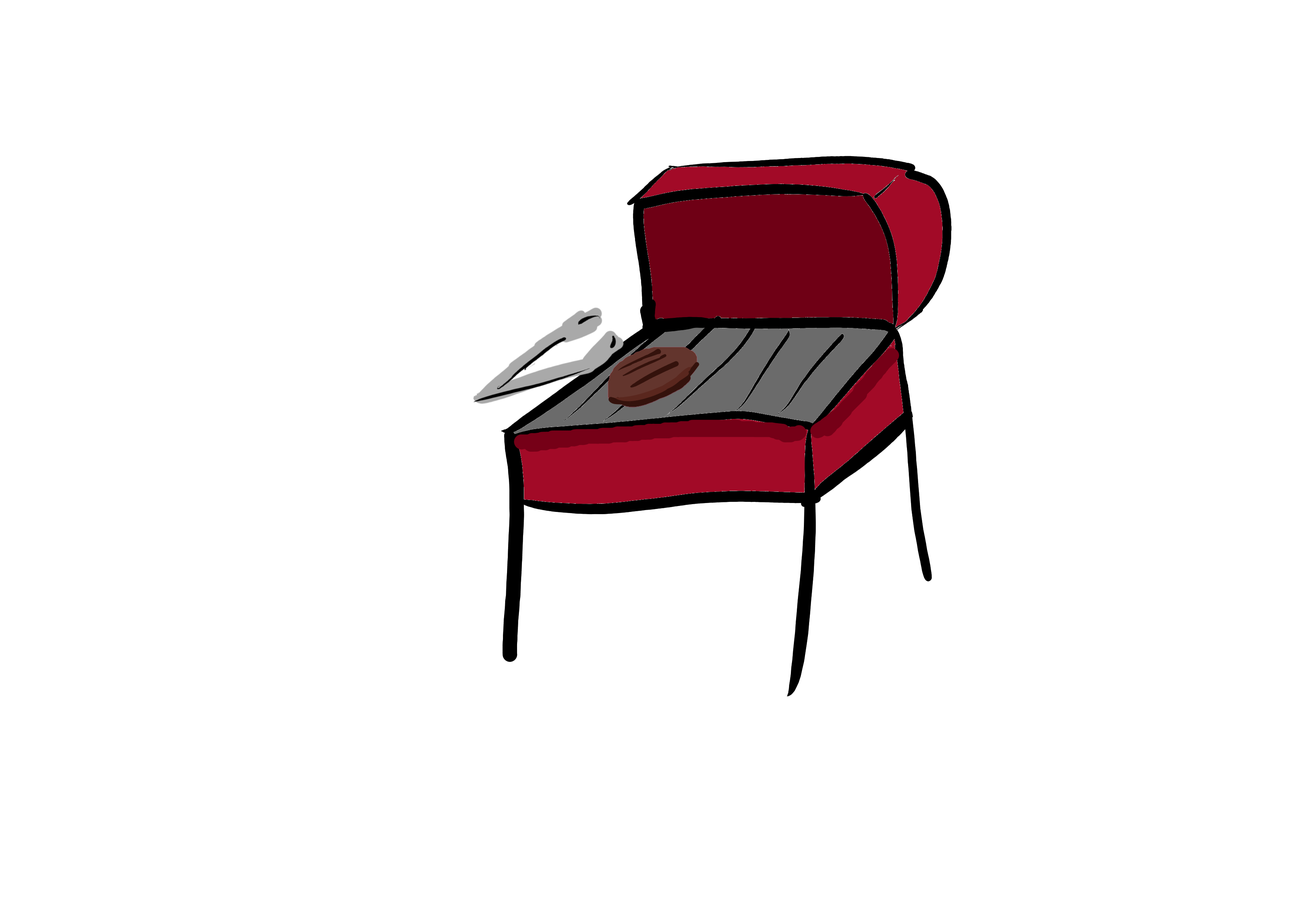
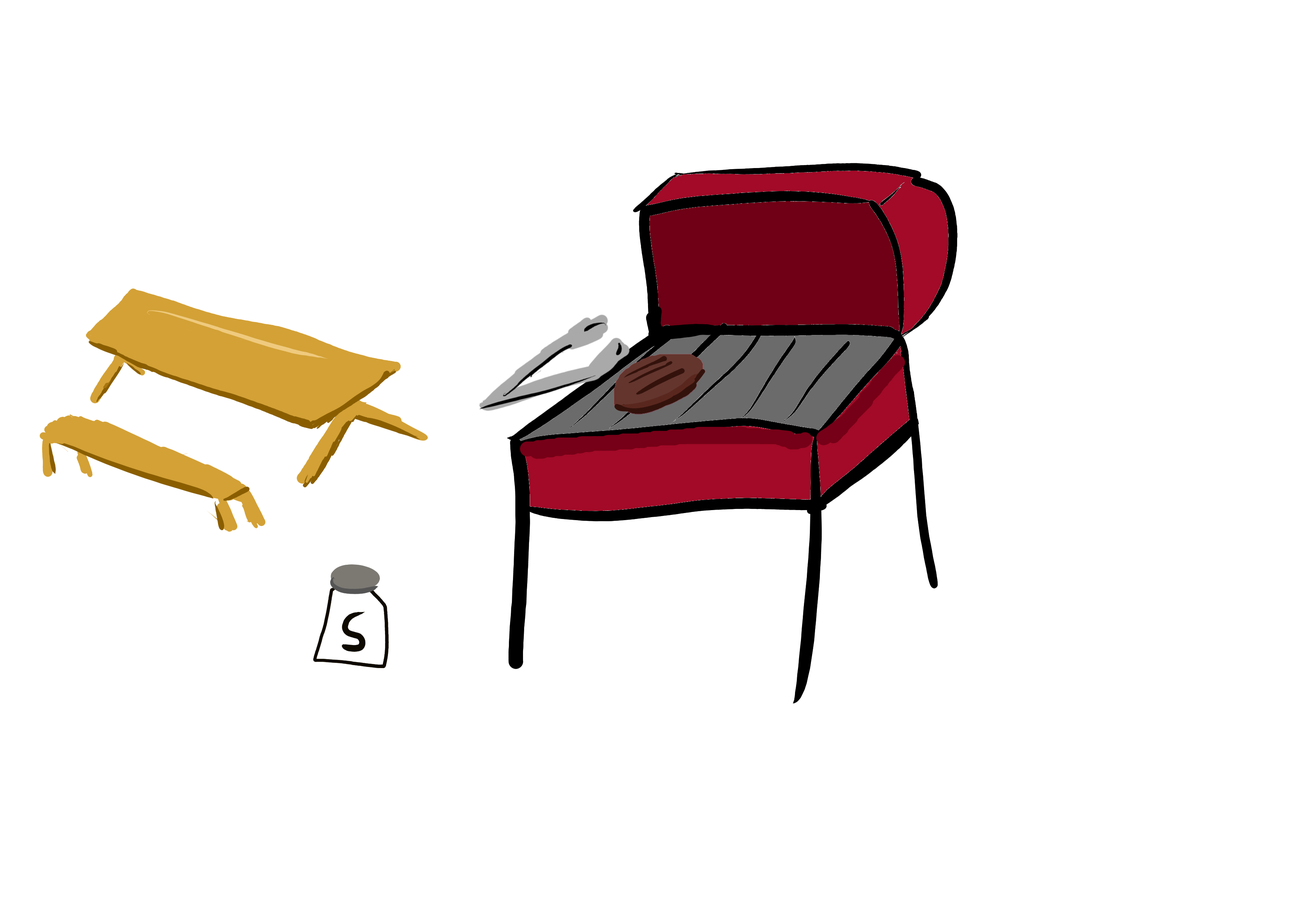
Comparing the layer stacks of the two 1305 × 922 images. Changes:
painted on "topTong" over (262, 323, 388, 488)
painted on "patty2" over (547, 261, 792, 458)
painted on "patty" over (71, 155, 958, 484)
painted on "botTong" over (261, 333, 429, 527)
painted on "grill" over (39, 155, 958, 705)
added layer "Table + bench" above "pepper" over (39, 288, 429, 567)
added layer "salt" above "grass" over (313, 564, 389, 669)
added layer "grass" above "Background" over (196, 155, 958, 705)
painted on "Background" over (190, 155, 958, 705)
